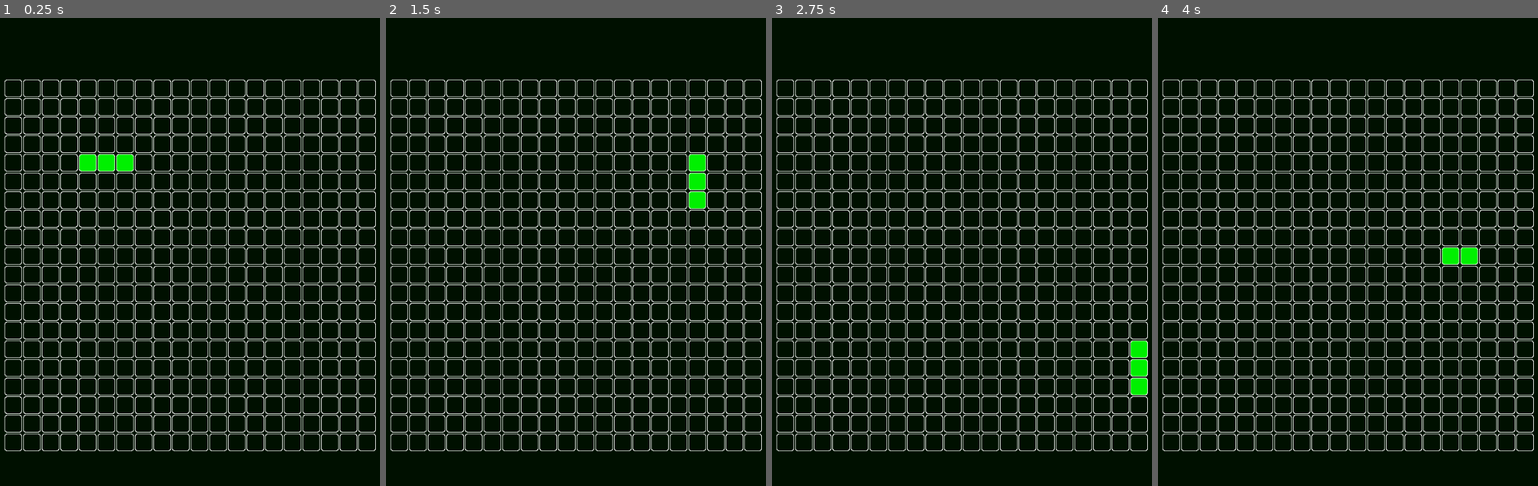
Above: before the commit, frames 1-4 (left to right).
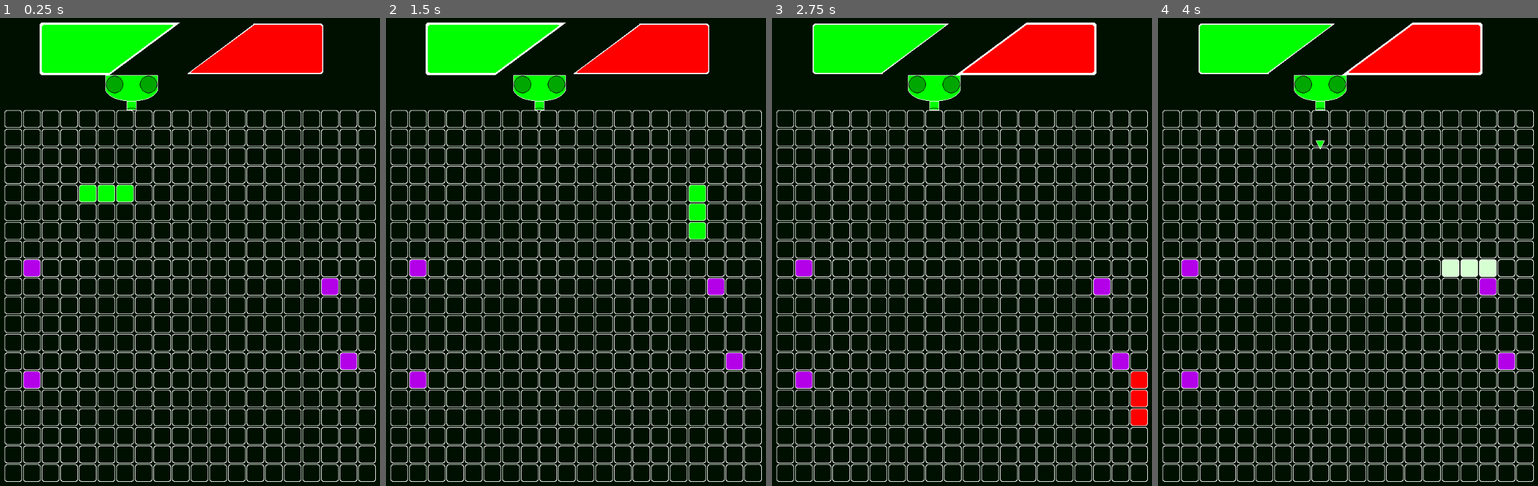
Above: after the commit, the same moments.

Repository: glawson0/snakeikaruga
Game: Godot game, scene res://game_scene.tscn
The game is run twice, just before and just after one commit, with the same random seed, the same clock (stepped at 60 frames per second) and the same inputs.
Inputs (mouse positions are in pixels of both pictures, inside the frame that each line leads up to):
- Up to frame 1 (0.25 s): no input
- Up to frame 2 (1.5 s): move the mouse to (678, 252) at 0.52 s; hold D (right) 0.53-1.28 s; tap Space (color_swap, bound only after the commit) at 0.6, 1.35 s; click (678, 252) at 0.67 s; move the mouse to (450, 308) at 1.27 s; hold S (down) from 1.28 s (still down)
- Up to frame 3 (2.75 s): move the mouse to (1000, 158) at 2.02 s; release S (down) at 2.03 s; hold D (right) from 2.03 s (still down); tap Space (color_swap, bound only after the commit) at 2.1 s
- Up to frame 4 (4 s): move the mouse to (1302, 387) at 2.77 s; release D (right) at 2.78 s; hold W (up) 2.78-3.53 s; tap Space (color_swap, bound only after the commit) at 2.85, 3.6 s; click (1302, 387) at 2.92 s; move the mouse to (1496, 359) at 3.52 s; hold A (left) from 3.53 s (still down)

The runs differ from the first frame. In frame 1, 31% of the frame differs, in the area x 1-99%, y 0-100%; in frame 2, 31%; in frame 3, 31%; in frame 4, 31%.

Commit message:
V.01
basic gameplay all here. snake plus bullets and color swapping!

Diff:
--- a/game_scene.tscn
+++ b/game_scene.tscn
@@ -8,8 +8,7 @@
 
 [node name="SnakeBoard" parent="." instance=ExtResource("1_c4oqe")]
 unique_name_in_owner = true
-position = Vector2(192, 136)
-SNAKE_COLOR = Color(0, 0.941176, 0, 1)
+position = Vector2(192, 192)
 
 [node name="ColorRect" type="ColorRect" parent="."]
 offset_right = 1000.0
--- /dev/null
+++ b/prefabs/color_indicator.tscn
@@ -0,0 +1,42 @@
+[gd_scene load_steps=9 format=3 uid="uid://cc15ch7x0e4xi"]
+
+[ext_resource type="Script" path="res://scripts/color_indicator.gd" id="1_6vwce"]
+[ext_resource type="Shader" path="res://resources/tileCenterV3.gdshader" id="1_uctih"]
+[ext_resource type="Texture2D" uid="uid://kv0thxurexyb" path="res://resources/ColorOutline.png" id="1_wirw7"]
+[ext_resource type="Texture2D" uid="uid://buc2c6qx2ltx2" path="res://resources/ColorCenter.png" id="2_67lw4"]
+[ext_resource type="Texture2D" uid="uid://cmtkgy1383mu0" path="res://resources/ColorSelected.png" id="3_jfot7"]
+
+[sub_resource type="ShaderMaterial" id="ShaderMaterial_ph31n"]
+resource_local_to_scene = true
+shader = ExtResource("1_uctih")
+shader_parameter/ColorParameter = Color(1, 1, 1, 1)
+
+[sub_resource type="ShaderMaterial" id="ShaderMaterial_jqawe"]
+resource_local_to_scene = true
+shader = ExtResource("1_uctih")
+shader_parameter/ColorParameter = Color(1, 1, 1, 1)
+
+[sub_resource type="ShaderMaterial" id="ShaderMaterial_uyxos"]
+resource_local_to_scene = true
+shader = ExtResource("1_uctih")
+shader_parameter/ColorParameter = Color(1, 1, 1, 1)
+
+[node name="PrimaryIndicator" type="Node2D"]
+position = Vector2(128, 48)
+script = ExtResource("1_6vwce")
+
+[node name="Outline" type="Sprite2D" parent="."]
+unique_name_in_owner = true
+material = SubResource("ShaderMaterial_ph31n")
+texture = ExtResource("1_wirw7")
+
+[node name="Center" type="Sprite2D" parent="."]
+unique_name_in_owner = true
+material = SubResource("ShaderMaterial_jqawe")
+texture = ExtResource("2_67lw4")
+
+[node name="SelectedOutline" type="Sprite2D" parent="."]
+unique_name_in_owner = true
+visible = false
+material = SubResource("ShaderMaterial_uyxos")
+texture = ExtResource("3_jfot7")
--- a/prefabs/snake_board.tscn
+++ b/prefabs/snake_board.tscn
@@ -1,11 +1,36 @@
-[gd_scene load_steps=2 format=3 uid="uid://slug5iqsl8ee"]
+[gd_scene load_steps=6 format=3 uid="uid://slug5iqsl8ee"]
 
 [ext_resource type="Script" path="res://scripts/snake_board.gd" id="1_v6n4m"]
+[ext_resource type="Script" path="res://scripts/snake_manger.gd" id="2_ktkc2"]
+[ext_resource type="Script" path="res://scripts/pellet_placer.gd" id="3_m157m"]
+[ext_resource type="PackedScene" uid="uid://cc15ch7x0e4xi" path="res://prefabs/color_indicator.tscn" id="4_ed037"]
+[ext_resource type="PackedScene" uid="uid://b5aa1mfkw4h5w" path="res://prefabs/tank.tscn" id="5_8srun"]
 
 [node name="SnakeBoard" type="Node2D"]
 script = ExtResource("1_v6n4m")
 
-[node name="FlashTimer" type="Timer" parent="."]
+[node name="SnakeManager" type="Node2D" parent="."]
 unique_name_in_owner = true
+script = ExtResource("2_ktkc2")
+FLASH_COLOR = Color(0.840675, 1, 0.824239, 1)
 
-[connection signal="timeout" from="FlashTimer" to="." method="_on_flash_timer_timeout"]
+[node name="PelletPlacer" type="Node2D" parent="."]
+unique_name_in_owner = true
+script = ExtResource("3_m157m")
+PELLET_COLOR = Color(0.700666, 0.00237593, 0.914757, 1)
+
+[node name="PrimaryIndicator" parent="." instance=ExtResource("4_ed037")]
+unique_name_in_owner = true
+z_index = 1
+position = Vector2(192, -112)
+
+[node name="SecondaryIndicator" parent="." instance=ExtResource("4_ed037")]
+unique_name_in_owner = true
+z_index = 1
+position = Vector2(456, -112)
+rotation = 3.14159
+
+[node name="Tank" parent="." instance=ExtResource("5_8srun")]
+unique_name_in_owner = true
+z_index = 1
+position = Vector2(208, -64)
--- /dev/null
+++ b/prefabs/tank.tscn
@@ -0,0 +1,47 @@
+[gd_scene load_steps=9 format=3 uid="uid://b5aa1mfkw4h5w"]
+
+[ext_resource type="Shader" path="res://resources/tileCenterV3.gdshader" id="1_1wa5w"]
+[ext_resource type="Script" path="res://scripts/tank.gd" id="1_5pe7f"]
+[ext_resource type="Texture2D" uid="uid://i8dbfa7tkcsf" path="res://resources/tank/TankBody.png" id="1_u3vam"]
+[ext_resource type="Texture2D" uid="uid://bolg7b6p3krda" path="res://resources/tank/TankOutline.png" id="2_4dm0w"]
+[ext_resource type="Texture2D" uid="uid://c2ad7n3dd8e07" path="res://resources/tank/CannonCenter.png" id="3_p2jw2"]
+[ext_resource type="Texture2D" uid="uid://bpe41qbw8oi45" path="res://resources/tank/CannonOutline.png" id="4_wawy3"]
+
+[sub_resource type="ShaderMaterial" id="ShaderMaterial_6adnu"]
+resource_local_to_scene = true
+shader = ExtResource("1_1wa5w")
+shader_parameter/ColorParameter = Color(0.082269, 0.415209, 0.533856, 1)
+
+[sub_resource type="ShaderMaterial" id="ShaderMaterial_k3m8j"]
+resource_local_to_scene = true
+shader = ExtResource("1_1wa5w")
+shader_parameter/ColorParameter = Color(0.082269, 0.415209, 0.533856, 1)
+
+[node name="Tank" type="Node2D"]
+script = ExtResource("1_5pe7f")
+
+[node name="Cannon" type="Node2D" parent="."]
+position = Vector2(-32, 0)
+
+[node name="CannonCenter" type="Sprite2D" parent="Cannon"]
+unique_name_in_owner = true
+material = SubResource("ShaderMaterial_6adnu")
+position = Vector2(48, 48)
+texture = ExtResource("3_p2jw2")
+
+[node name="CannonOutline" type="Sprite2D" parent="Cannon"]
+position = Vector2(48, 48)
+texture = ExtResource("4_wawy3")
+
+[node name="Body" type="Node2D" parent="."]
+position = Vector2(-32, 0)
+
+[node name="BodyCenter" type="Sprite2D" parent="Body"]
+unique_name_in_owner = true
+material = SubResource("ShaderMaterial_k3m8j")
+position = Vector2(48, 24)
+texture = ExtResource("1_u3vam")
+
+[node name="BodyOutline" type="Sprite2D" parent="Body"]
+position = Vector2(48, 24)
+texture = ExtResource("2_4dm0w")
--- /dev/null
+++ b/prefabs/tank_bullet.tscn
@@ -0,0 +1,28 @@
+[gd_scene load_steps=7 format=3 uid="uid://ccmlumorrux0g"]
+
+[ext_resource type="Script" path="res://scripts/tank_bullet.gd" id="1_2wbyl"]
+[ext_resource type="Shader" path="res://resources/tileCenterV3.gdshader" id="2_j40q3"]
+[ext_resource type="Texture2D" uid="uid://dgvi1mvbmm5vy" path="res://resources/tank/BulletCenter.png" id="3_r4h2x"]
+[ext_resource type="Texture2D" uid="uid://iry0ropfucdx" path="res://resources/tank/BulletOutline.png" id="4_m204k"]
+
+[sub_resource type="ShaderMaterial" id="ShaderMaterial_2437b"]
+resource_local_to_scene = true
+shader = ExtResource("2_j40q3")
+shader_parameter/ColorParameter = Color(0.082269, 0.415209, 0.533856, 1)
+
+[sub_resource type="RectangleShape2D" id="RectangleShape2D_efxnw"]
+size = Vector2(16, 16)
+
+[node name="TankBullet" type="Area2D"]
+script = ExtResource("1_2wbyl")
+
+[node name="BulletCenter" type="Sprite2D" parent="."]
+unique_name_in_owner = true
+material = SubResource("ShaderMaterial_2437b")
+texture = ExtResource("3_r4h2x")
+
+[node name="BulletOutline" type="Sprite2D" parent="."]
+texture = ExtResource("4_m204k")
+
+[node name="CollisionShape2D" type="CollisionShape2D" parent="."]
+shape = SubResource("RectangleShape2D_efxnw")
--- a/prefabs/tile.tscn
+++ b/prefabs/tile.tscn
@@ -1,8 +1,8 @@
-[gd_scene load_steps=6 format=3 uid="uid://cuuifx1hss2lh"]
+[gd_scene load_steps=7 format=3 uid="uid://cuuifx1hss2lh"]
 
 [ext_resource type="Script" path="res://scripts/tile.gd" id="1_lsysh"]
 [ext_resource type="Texture2D" uid="uid://dpboldjw2np63" path="res://resources/TileOutline.png" id="1_va5pj"]
-[ext_resource type="Shader" path="res://prefabs/tileCenterV3.gdshader" id="2_vuh7a"]
+[ext_resource type="Shader" path="res://resources/tileCenterV3.gdshader" id="2_vuh7a"]
 [ext_resource type="Texture2D" uid="uid://b4cs0ujqiu7ss" path="res://resources/TileCenter.png" id="3_0dtgw"]
 
 [sub_resource type="ShaderMaterial" id="ShaderMaterial_hbtpl"]
@@ -10,7 +10,11 @@
 shader = ExtResource("2_vuh7a")
 shader_parameter/ColorParameter = Color(0.0588235, 0.341176, 0.439216, 0)
 
-[node name="Tile" type="Node2D"]
+[sub_resource type="RectangleShape2D" id="RectangleShape2D_aqthp"]
+size = Vector2(32, 32)
+
+[node name="Tile" type="Area2D"]
+monitoring = false
 script = ExtResource("1_lsysh")
 
 [node name="Center" type="Sprite2D" parent="."]
@@ -26,3 +30,8 @@
 texture = ExtResource("1_va5pj")
 centered = false
 metadata/_edit_lock_ = true
+
+[node name="CollisionShape" type="CollisionShape2D" parent="."]
+position = Vector2(16, 16)
+shape = SubResource("RectangleShape2D_aqthp")
+metadata/_edit_lock_ = true
--- a/prefabs/tileCenterV2.tres
+++ /dev/null
@@ -1,9 +0,0 @@
-[gd_resource type="VisualShader" format=3 uid="uid://et3y051dp84"]
-
-[resource]
-code = "shader_type spatial;
-render_mode blend_mix, depth_draw_opaque, cull_back, diffuse_lambert, specular_schlick_ggx;
-
-
-
-"
--- a/project.godot
+++ b/project.godot
@@ -46,3 +46,8 @@
 "events": [Object(InputEventKey,"resource_local_to_scene":false,"resource_name":"","device":-1,"window_id":0,"alt_press …(192 unchanged characters)…
 ]
 }
+color_swap={
+"deadzone": 0.5,
+"events": [Object(InputEventKey,"resource_local_to_scene":false,"resource_name":"","device":-1,"window_id":0,"alt_pressed":false,"shift_pressed":false,"ctrl_pressed":false,"meta_pressed":false,"pressed":false,"keycode":0,"physical_keycode":32,"key_label":0,"unicode":32,"location":0,"echo":false,"script":null)
+]
+}
--- a/resources/tileCenter.tres
+++ /dev/null
@@ -1,57 +0,0 @@
-[gd_resource type="VisualShader" load_steps=4 format=3 uid="uid://bh5jhy7emx0jg"]
-
-[sub_resource type="VisualShaderNodeColorParameter" id="VisualShaderNodeColorParameter_1utmr"]
-output_port_for_preview = 0
-parameter_name = "ColorParameter"
-default_value_enabled = true
-default_value = Color(0.0822687, 0.415209, 0.533856, 1)
-
-[sub_resource type="VisualShaderNodeFloatParameter" id="VisualShaderNodeFloatParameter_glxb3"]
-parameter_name = "AlphaParameter"
-hint = 1
-default_value_enabled = true
-
-[sub_resource type="VisualShaderNodeTextureSDFNormal" id="VisualShaderNodeTextureSDFNormal_m8506"]
-output_port_for_preview = 0
-
-[resource]
-code = "shader_type canvas_item;
-render_mode blend_mix;
-
-uniform vec4 ColorParameter : source_color = vec4(0.082269, 0.415209, 0.533856, 1.000000);
-uniform float AlphaParameter : hint_range(0, 1) = 0;
-
-
-
-void fragment() {
-// ColorParameter:2
-	vec4 n_out2p0 = ColorParameter;
-
-
-// FloatParameter:3
-	float n_out3p0 = AlphaParameter;
-
-
-// TextureSDFNormal:4
-		vec2 n_out4p0 = texture_sdf_normal(vec2(0.0));
-
-
-// Output:0
-	COLOR.rgb = vec3(n_out2p0.xyz);
-	COLOR.a = n_out3p0;
-	NORMAL_MAP = vec3(n_out4p0, 0.0);
-
-
-}
-"
-graph_offset = Vector2(-470.042, 100.453)
-mode = 1
-flags/light_only = false
-nodes/fragment/0/position = Vector2(700, 240)
-nodes/fragment/2/node = SubResource("VisualShaderNodeColorParameter_1utmr")
-nodes/fragment/2/position = Vector2(-180, -140)
-nodes/fragment/3/node = SubResource("VisualShaderNodeFloatParameter_glxb3")
-nodes/fragment/3/position = Vector2(-180, 520)
-nodes/fragment/4/node = SubResource("VisualShaderNodeTextureSDFNormal_m8506")
-nodes/fragment/4/position = Vector2(40, 1100)
-nodes/fragment/connections = PackedInt32Array(2, 0, 0, 0, 3, 0, 0, 1, 4, 0, 0, 3)
--- /dev/null
+++ b/scripts/color_indicator.gd
@@ -0,0 +1,18 @@
+extends Node2D
+class_name ColorIndicator
+
+var color: Color
+var is_selected= false
+
+func set_color(color: Color):
+	self.color = color
+	%Center.material.set_shader_parameter("ColorParameter",color)
+
+func set_selected(selected: bool):
+	self.is_selected = selected
+	if is_selected:
+		%SelectedOutline.visible= true
+		%Outline.visible = false
+	else:
+		%SelectedOutline.visible = false
+		%Outline.visible = true
--- a/scripts/game_scene.gd
+++ b/scripts/game_scene.gd
@@ -8,3 +8,6 @@
 	for direction in Globals.Direction:
 		if Input.is_action_just_pressed(direction.to_lower()):
 			%SnakeBoard.sm.direction = Globals.Direction.get(direction)
+
+	if Input.is_action_just_pressed("color_swap"):
+		%SnakeBoard.sm.swap_color()
--- a/scripts/globals.gd
+++ b/scripts/globals.gd
@@ -1,3 +1,5 @@
 extends Node
 
 enum Direction {UP, DOWN, LEFT, RIGHT}
+enum Colors {GREEN, RED, PURPLE, YELLOW, PINK}
+const COLOR_MAP = [Color.GREEN, Color.RED, Color.PURPLE, Color.YELLOW, Color.HOT_PINK]
--- /dev/null
+++ b/scripts/pellet_placer.gd
@@ -0,0 +1,18 @@
+extends Node2D
+class_name PelletPlacer
+
+@export var PELLET_COLOR: Color
+
+var max: int
+
+func _ready() -> void:
+		seed(5)
+
+func init(tile_count: int):
+	self.max = tile_count -1
+
+func next_tile_index() -> int:
+	return randi_range(0,max)
+
+func get_color() -> Color:
+	return PELLET_COLOR
--- a/scripts/snake_board.gd
+++ b/scripts/snake_board.gd
@@ -1,20 +1,24 @@
 extends Node2D
 const TILE_LAYER = 2
 
-@export var SNAKE_COLOR: Color
-var MOVE_INTERVAL: float = .1
+const MOVE_INTERVAL: float = .1
 
 @onready var TILE_PREFAB = preload("res://prefabs/tile.tscn")
+
 var map = []
-var snake: Array[BoardTile] = []
 var timer=0.0
 
 var sm: SnakeManager
+var pp: PelletPlacer
 
 func _ready() -> void:
+	sm = %SnakeManager
+	pp = %PelletPlacer
 	populate_grid(20,20)
-	sm = SnakeManager.new(SNAKE_COLOR)
+	pp.init(20*20)
 	populate_snake(4,4,3)
+	populate_pellets(4)
+	populate_tanks()
 
 func populate_grid(cols: int, rows: int):
 	for y in range(0,rows):
@@ -26,6 +30,7 @@
 			var x_margin = 2 if x > 0 else 0
 			curr.position = Vector2(x* (curr.get_width() + x_margin), y* (curr.get_height() + y_margin))
 			curr.z_index = TILE_LAYER
+			curr.area_entered.connect(on_tile_entry)
 			add_child(curr)
 			row.append(curr)
 		map.append(row)
@@ -33,10 +38,36 @@
 func populate_snake(x: int, y: int, len: int):
 	for i in range(0,len):
 		var curr:= map[y][x-i] as BoardTile
-		curr.set_snake(SNAKE_COLOR)
-		snake.append(curr)
+		curr.set_snake(sm.active_color)
+		sm.tiles.append(curr)
 
-# Called every frame. 'delta' is the elapsed time since the previous frame.
+func populate_pellets(num_pellets: int):
+	for i in range(0,num_pellets):
+		add_pellet()
+
+func map_positions(tile) -> Vector2:
+	var pos = Vector2(tile.position)
+	pos.y = pos.y - %Tank.get_y_offset()
+	return pos
+
+func populate_tanks():
+	var locations: Array = map[0].map(map_positions)
+	var lp = ListLocationProvider.new(locations)
+	%Tank.init(lp, Globals.Colors.GREEN)
+
+func get_tile_from_index(index: int) -> BoardTile:
+	var y = index/map[0].size()
+	var x = index % map[0].size()
+	return map[y][x]
+
+func add_pellet():
+	var index = pp.next_tile_index()
+	var tile = get_tile_from_index(index)
+	while(not tile.is_empty()):
+		index = pp.next_tile_index()
+		tile = get_tile_from_index(index)
+	tile.set_pellet(pp.get_color())
+
 func _process(delta: float) -> void:
 	timer += delta
 	while(timer > MOVE_INTERVAL):
@@ -44,20 +75,21 @@
 		process_move()
 
 func process_move() -> bool:
-	snake.pop_back().clear_snake()
-	var front = snake.front()
-	var next:BoardTile = get_next_tile(sm.direction, front)
-	if not next.set_snake(SNAKE_COLOR):
-		kill_snake()
-		return false
-	snake.push_front(next)
-	return true
+	var front = sm.tiles.front()
+	var next: BoardTile = get_next_tile(sm.direction, front)
+	if next.is_pellet():
+		add_pellet()
+	else:
+		var back = sm.tiles.pop_back()
+		if(sm.tiles.find(back) == -1):
+			back.clear()
 
-func kill_snake():
-	if not sm.invincible:
-		await get_tree().create_timer(5.0).timeout
-
-
+	var backtrack = false
+	if not next.set_snake(sm.active_color):
+		sm.do_damage()
+		backtrack = true
+	sm.tiles.push_front(next)
+	return not backtrack
 
 func get_next_tile(dir: Globals.Direction, front: BoardTile) -> BoardTile:
 	var next: BoardTile
@@ -100,6 +132,8 @@
 				sm.direction = Globals.Direction.DOWN
 	return next
 
-#func _on_flash_timer_timeout() -> void:
-	#for bt in snake:
-#		bt.
+func on_tile_entry(Area: Area2D):
+	var bullet = Area as TankBullet
+	if bullet.color != sm.selected_color:
+		if sm.do_damage():
+			bullet.queue_free()
--- a/scripts/snake_manger.gd
+++ b/scripts/snake_manger.gd
@@ -1,10 +1,74 @@
+extends Node2D
+
 class_name SnakeManager
+
+const FLASH_INTERVAL = .2
+
+@export var FLASH_COLOR: Color
 
 var tiles: Array[BoardTile] = []
 var invincible = false
 var direction:= Globals.Direction.RIGHT
-var color
+var flashing_timer: float
+var is_flashing = false
+var active_color: Color
+var selected_color: Globals.Colors
+var primary_color: Globals.Colors
+var secondary_color: Globals.Colors
+var is_primary_selected= true
 
+func _ready() -> void:
+	primary_color = Globals.Colors.GREEN
+	%PrimaryIndicator.set_color(Globals.COLOR_MAP[primary_color])
+	%PrimaryIndicator.set_selected(true)
+	secondary_color = Globals.Colors.RED
+	%SecondaryIndicator.set_color(Globals.COLOR_MAP[secondary_color])
+	selected_color = primary_color
+	active_color = Globals.COLOR_MAP[selected_color]
 
-func _init(color: Color) -> void:
-	self.color = color
+func _process(delta: float) -> void:
+	if(invincible):
+		flashing_timer += delta
+		if(flashing_timer > FLASH_INTERVAL):
+			flashing_timer = 0
+			set_flash_state(!is_flashing)
+			color_board_tiles()
+
+func do_damage() -> bool:
+	if invincible:
+		return false
+	enter_damaged_state()
+	return true
+
+func enter_damaged_state():
+	invincible = true
+	flashing_timer = 0
+	await get_tree().create_timer(5.0).timeout
+	set_flash_state(false)
+	color_board_tiles()
+	invincible = false
+
+func set_flash_state(state:bool):
+	is_flashing = state
+	if is_flashing:
+		active_color = FLASH_COLOR
+	else:
+		active_color = Globals.COLOR_MAP[selected_color]
+
+func color_board_tiles():
+	for bt in tiles:
+		bt.update_color(active_color)
+
+func swap_color():
+	is_primary_selected = not is_primary_selected
+	if is_primary_selected:
+		selected_color = primary_color
+		%PrimaryIndicator.set_selected(true)
+		%SecondaryIndicator.set_selected(false)
+	else:
+		selected_color = secondary_color
+		%PrimaryIndicator.set_selected(false)
+		%SecondaryIndicator.set_selected(true)
+	if not is_flashing:
+		active_color = Globals.COLOR_MAP[selected_color]
+		color_board_tiles()
--- /dev/null
+++ b/scripts/tank.gd
@@ -0,0 +1,45 @@
+extends Node2D
+
+const SPAWN_OFFSET = Vector2(16,64)
+var bullet_prefab = preload("res://prefabs/tank_bullet.tscn")
+var is_idle = true
+var locationProvider:LocationProvider
+var color: Globals.Colors
+
+func _ready() -> void:
+	pass # Replace with function body.
+
+func init(locationProvider: LocationProvider, color: Globals.Colors):
+	self.locationProvider = locationProvider
+	self.color=color
+	set_color(Globals.COLOR_MAP[color])
+
+
+# Called every frame. 'delta' is the elapsed time since the previous frame.
+func _process(delta: float) -> void:
+	if is_idle && locationProvider != null:
+		move_to_and_shoot(locationProvider.get_location())
+		is_idle = false
+
+func shoot():
+	var bullet = bullet_prefab.instantiate()
+	bullet.init(Vector2(0,64), color)
+	get_parent().add_child(bullet)
+	bullet.position = position + SPAWN_OFFSET
+	bullet.z_index = 1
+
+
+func move_to_and_shoot(destination: Vector2):
+	var tween = get_tree().create_tween()
+	tween.tween_property(self, "position", destination, 2)
+	tween.tween_interval(1)
+	tween.tween_callback(shoot)
+	tween.tween_interval(1)
+	tween.tween_callback(func(): is_idle = true)
+
+func set_color(color:Color):
+	%BodyCenter.material.set_shader_parameter("ColorParameter",color)
+	%CannonCenter.material.set_shader_parameter("ColorParameter",color)
+
+func get_y_offset()-> float:
+	return 64
--- /dev/null
+++ b/scripts/tank_bullet.gd
@@ -0,0 +1,21 @@
+extends Area2D
+class_name TankBullet
+
+var velocity: Vector2
+var color: Globals.Colors
+
+func _ready() -> void:
+	get_tree().create_timer(20).timeout.connect(queue_free)
+
+func init(velocity: Vector2, color: Globals.Colors):
+	self.velocity = velocity
+	self.color = color
+	set_color(Globals.COLOR_MAP[color])
+
+func _process(delta: float) -> void:
+	if (velocity != null):
+		var move = velocity * delta
+		position += move
+
+func set_color(color: Color):
+	%BulletCenter.material.set_shader_parameter("ColorParameter",color)
--- a/scripts/tile.gd
+++ b/scripts/tile.gd
@@ -1,12 +1,13 @@
-extends Node2D
+extends Area2D
 class_name BoardTile
 
 const CLEAR: Color = Color(1,1,1,0)
 
 var x:int
 var y:int
-var is_snake = false
+var state: Contains = Contains.Empty
 
+enum Contains {Empty, Snake, Pellet}
 
 # Called when the node enters the scene tree for the first time.
 func _ready() -> void:
@@ -26,15 +27,27 @@
 ## Sets tile as a Snake
 ## return true if successful, false if cannot
 func set_snake(color: Color) -> bool:
-	if(is_snake):
+	if(state == Contains.Snake):
 		return false
 	%Center.material.set_shader_parameter("ColorParameter",color)
-	is_snake = true
+	state = Contains.Snake
+	set_deferred("monitoring",true)
 	return true
 
-func clear_snake():
+func clear():
 	%Center.material.set_shader_parameter("ColorParameter",CLEAR)
-	is_snake = false
-# Called every frame. 'delta' is the elapsed time since the previous frame.
-func _process(delta: float) -> void:
-	pass
+	set_deferred("monitoring",false)
+	state = Contains.Empty
+
+func set_pellet(color:Color):
+	state = Contains.Pellet
+	%Center.material.set_shader_parameter("ColorParameter",color)
+
+func is_pellet()-> bool:
+	return state == Contains.Pellet
+
+func is_empty()-> bool:
+	return state == Contains.Empty
+
+func update_color(color: Color):
+	%Center.material.set_shader_parameter("ColorParameter",color)
--- /dev/null
+++ b/scripts/util/list_location_provider.gd
@@ -0,0 +1,10 @@
+extends LocationProvider
+class_name ListLocationProvider
+
+var locations: Array
+
+func _init(locations: Array) -> void:
+	self.locations = locations
+
+func get_location() -> Vector2:
+	return locations[randi_range(0,locations.size()-1)]
--- /dev/null
+++ b/scripts/util/location_provider.gd
@@ -0,0 +1,4 @@
+class_name LocationProvider
+
+func get_location() -> Vector2:
+	return Vector2(0,0)
Binary file added: raw_sprites/Bullet.aseprite
Binary file added: raw_sprites/BulletCenter.aseprite
Binary file added: raw_sprites/BulletOutline.aseprite
Binary file added: raw_sprites/CannonCenter.aseprite
Binary file added: raw_sprites/CannonOutline.aseprite
Binary file added: raw_sprites/ColorCenter.aseprite
Binary file added: raw_sprites/ColorOutline.aseprite
Binary file added: raw_sprites/ColorSelected.aseprite
Binary file added: raw_sprites/TankBody.aseprite
Binary file added: raw_sprites/TankOutline.aseprite
Binary file added: resources/ColorCenter.png
Not shown, added: resources/ColorCenter.png.import
(and 16 more such lines)
